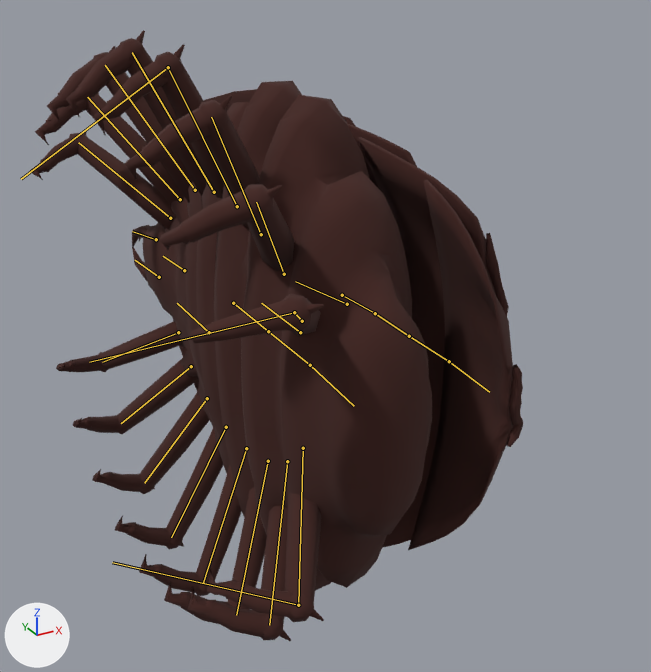
What one commit did to the glTF model content/art/models/hotbox.glb.
Both versions are drawn from a camera (50 mm lens) standing at (-0.833, -1.767, 0.812) and looking at (0.135, -0.007, -0.068). The lights are fixed; the arrows at lower left show +X, +Y and +Z. The picture after the commit comes second. Both versions are drawn at frame 14 of the action 'glow'; the numbers are the values there. The bones that change, and the others that lie on the model, are drawn over the model as lines.

The first picture shows 'body', 'legs', 'plates'.
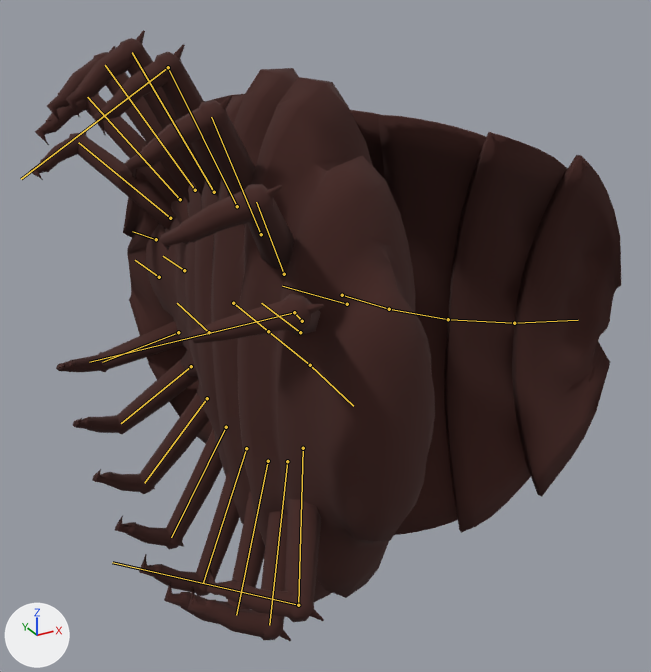
What the commit changed:
Bone 'shield' (bone_shield) turns from (-4, 0, 0) to (-17, 0, 0) degrees about its own x, y and z.
Bone 'plate_1' (bone_plate_1) turns from (-6, 0, 0) to (-24, 0, 0) degrees about its own x, y and z.
Bone 'plate_2' (bone_plate_2) turns from (-6, 0, 0) to (-24, 0, 0) degrees about its own x, y and z.
Bone 'plate_3' (bone_plate_3) turns from (-6, 0, 0) to (-24, 0, 0) degrees about its own x, y and z.
Bone 'plate_4' (bone_plate_4) turns from (-6, 0, 0) to (-24, 0, 0) degrees about its own x, y and z.

Where the change shows, as pixel boxes (x1, y1, x2, y2) in the pictures (651 x 672 px):
'body', posed: before (142, 81, 432, 591); after (146, 68, 435, 602)
'plates', posed (42% wider): before (173, 89, 523, 550); after (123, 94, 621, 535)
bone 'shield', root to tip: before (347, 304) to (295, 281); after (347, 304) to (282, 286)
bone 'plate_1', root to tip: before (342, 295) to (375, 313); after (342, 295) to (389, 309)
bone 'plate_2', root to tip: before (375, 313) to (409, 336); after (389, 309) to (448, 319)
bone 'plate_3', root to tip: before (409, 336) to (449, 361); after (448, 319) to (514, 323)
bone 'plate_4', root to tip: before (449, 361) to (489, 392); after (514, 323) to (578, 320)
